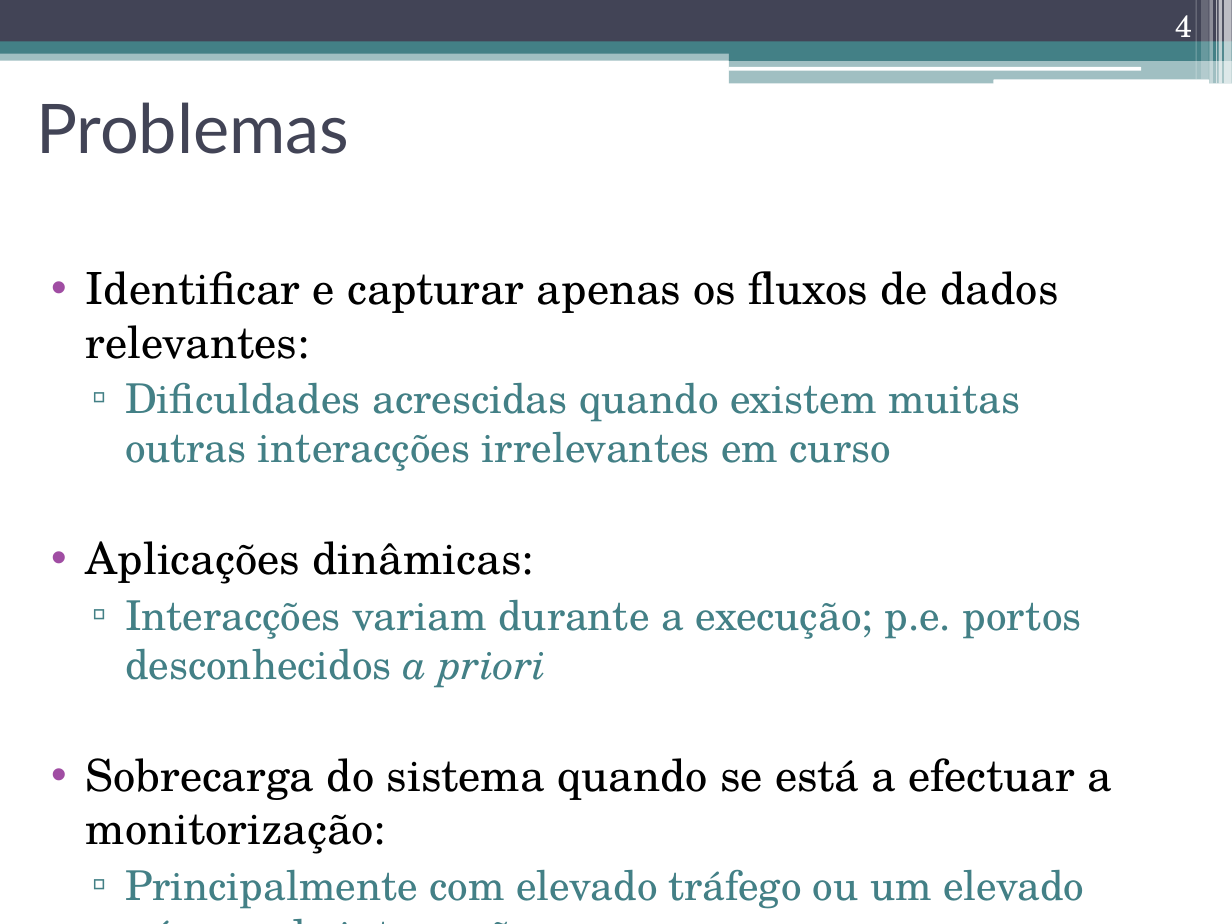
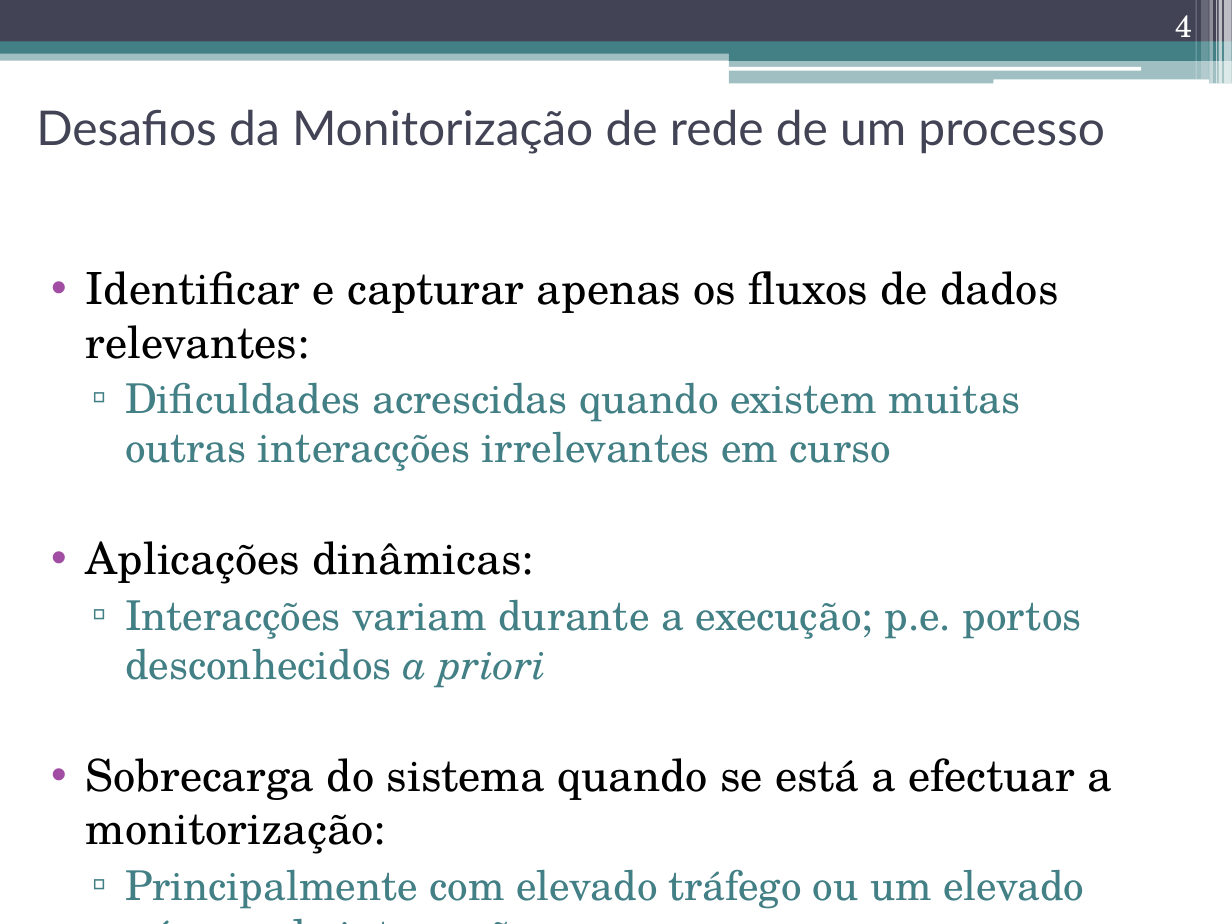
Before and after one commit to nunogmartins/cap_dissertation, a slide deck: slide 4 of doc/apresentacao_dissertacao.pptx. Drawn at 1232x924 pixels with LibreOffice and Linux fonts; fonts in the diff are those of the drawing. Boxes give left, top, right and bottom in pixels: in the first picture for what was removed or moved away, otherwise in the second. Text is boxed around its words. In the diff, an @@ line names an element or a change of style, - is before the commit and + after.

```diff
--- a/doc/apresentacao_dissertacao.pptx
+++ b/doc/apresentacao_dissertacao.pptx
@@ title at [36, 109, 1105, 154]: text changed; size 40 to 28 pt @@
-Problemas
+Desafios da Monitorização de rede de um processo
```
Also in this commit, not shown: 4 other slides changed.
